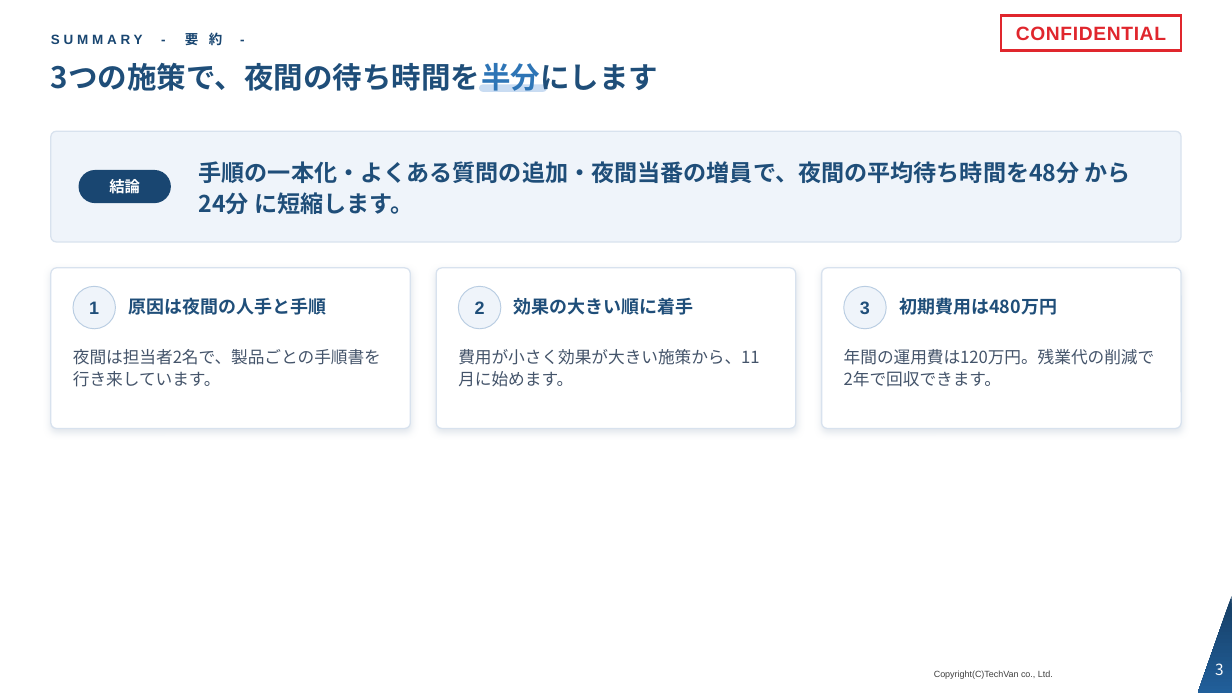
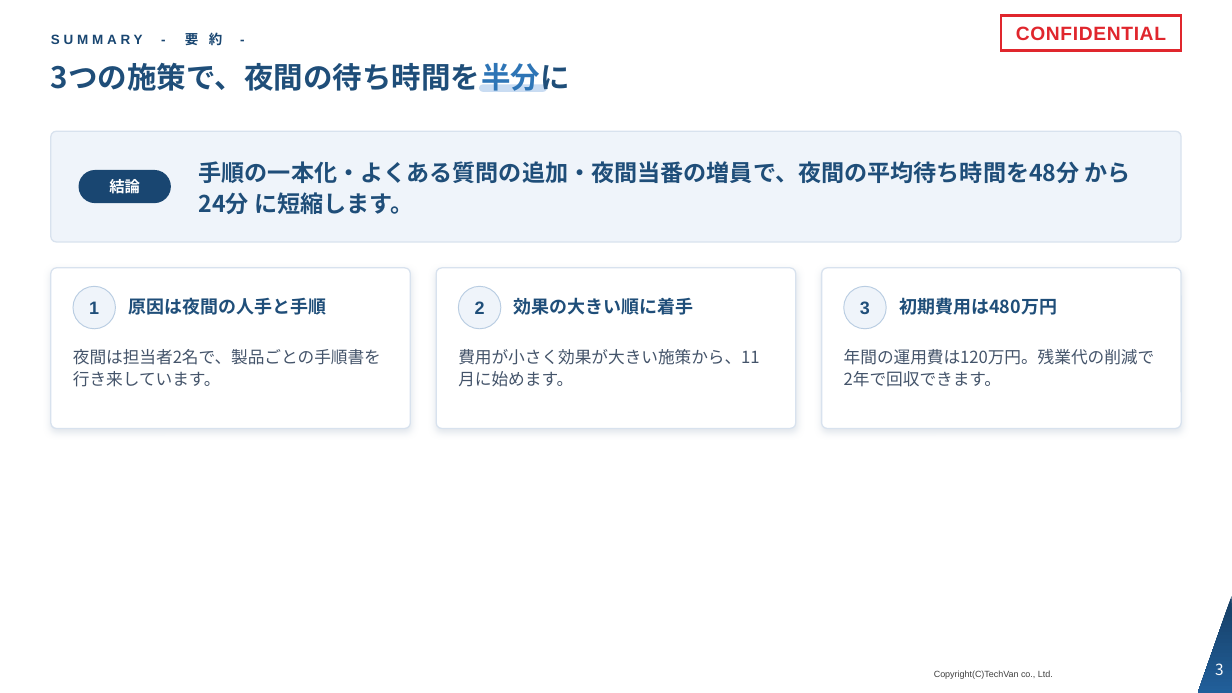
Before and after one commit to Kishi-Satoshi/slide-techvan-dist, a slide deck: slide 3 of plugins/slide-techvan/skills/slide-techvan/examples/catalog-techvan.pptx. Drawn at 1232x693 pixels with LibreOffice and Linux fonts; fonts in the diff are those of the drawing; background and template pictures are left out. Boxes give left, top, right and bottom in pixels: in the first picture for what was removed or moved away, otherwise in the second. Text is boxed around its words. In the diff, an @@ line names an element or a change of style, - is before the commit and + after.

```diff
--- a/plugins/slide-techvan/skills/slide-techvan/examples/catalog-techvan.pptx
+++ b/plugins/slide-techvan/skills/slide-techvan/examples/catalog-techvan.pptx
@@ title at bbox=[51, 63, 570, 92]: text changed @@
-3つの施策で、夜間の待ち時間を半分にします
+3つの施策で、夜間の待ち時間を半分に
```
Also in this commit, not shown: 16 other slides changed, 12 other files.
